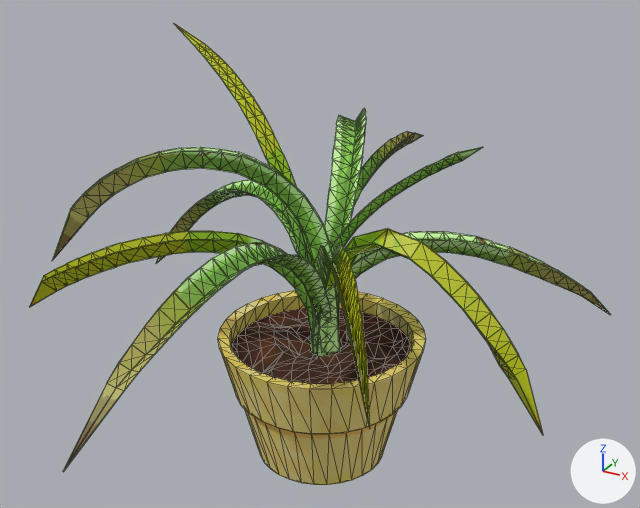
One commit to the glTF model 3DPlants/Chlorophytum_Comosum/chlorophytum_bad/Chlorophytum_Bad_End.glb: the scene before it, then after it.
Both versions are drawn from a 50 mm camera at (7.41, -13.55, 10.72) aimed at (-0.01, -0.05, 3.97). The lights are fixed; the arrows at lower right show +X, +Y and +Z. Mesh edges are drawn as thin lines. Where no turn or scale is listed for an object, it has been applied to the vertices.

The scene before the commit, as lines of its bpy script (objects in view):
```python
ob_cube_004 = bpy.data.objects.new('Cube.004', me_cube_006)
ob_cube_004.location = (-0.41, 0.38, 2.32)
ob_cube_006 = bpy.data.objects.new('Cube.006', me_cube_009)
ob_cube_006.location = (-0.8, 0.77, 7.9)
ob_cube_007 = bpy.data.objects.new('Cube.007', me_cube_010)
ob_cube_007.location = (1.02, 0.03, 1.71)
ob_cube_009 = bpy.data.objects.new('Cube.009', me_cube_018)
ob_cube_009.location = (0.12, -0.15, 1.86)
ob_cube_010 = bpy.data.objects.new('Cube.010', me_cube_019)
ob_cube_010.location = (1.39, 0.63, 3.75)
ob_cube_012 = bpy.data.objects.new('Cube.012', me_cube_005)
ob_cube_012.location = (1.75, 1.47, 7.83)
ob_cube_013 = bpy.data.objects.new('Cube.013', me_cube_007)
ob_cube_013.location = (0.3, 0.09, 2.53)
ob_cube_014 = bpy.data.objects.new('Cube.014', me_cube_008)
ob_cube_014.location = (-0.12, 0.89, 2.48)
ob_cube_017 = bpy.data.objects.new('Cube.017', me_cube_013)
ob_cube_017.location = (-0.25, 1.51, 3.1)
# also in view: 'Pot' at (-0.03, 0.04, 0.87); 'Cube.019' at (-2.45, -1.19, 3.0); 'Cube.021' at (2.26, 1.63, 2.58)
```
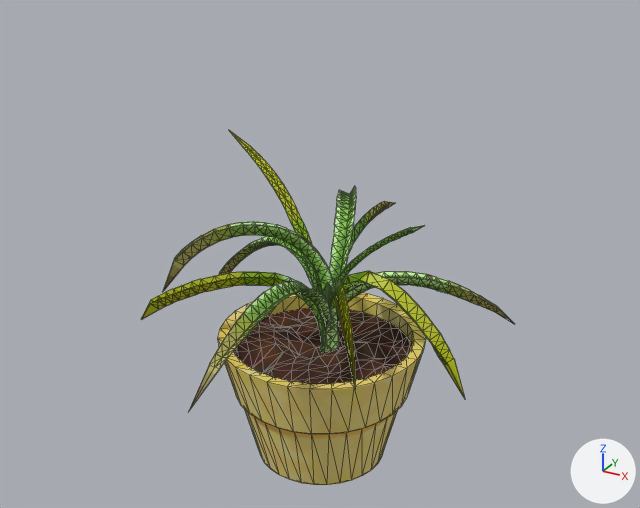
The newer file is also rescaled (x0.5), turned or shifted as a whole; pictures and numbers use the older file's frame.

Patch to the scene script:
```diff
--- a/3DPlants/Chlorophytum_Comosum/chlorophytum_bad/Chlorophytum_Bad_End.glb.py
+++ b/3DPlants/Chlorophytum_Comosum/chlorophytum_bad/Chlorophytum_Bad_End.glb.py
@@ me_cube_018_1 @@
+me_cube_018_1.from_pydata(...)  # 1503 vertices, 2962 faces; spans x -3.68..3.06, y -4.29..3.91, z -0.94..3.68
+# faces by material slot: [1740, 992, 230]
+me_cube_018_1.materials.append(mat_chlor_leaf_002)  # picture img_chlor_leaf_002
+me_cube_018_1.materials.append(mat_chlor_leaf_003)  # picture img_chlor_leaf_003
+me_cube_018_1.materials.append(mat_chlor_leaf_001)  # picture img_chlor_leaf_001
@@ ob_cube_007 @@
-ob_cube_007 = bpy.data.objects.new('Cube.007', me_cube_010)
-ob_cube_007.location = (1.02, 0.03, 1.71)
@@ ob_cube_009 @@
-ob_cube_009 = bpy.data.objects.new('Cube.009', me_cube_018)
-ob_cube_009.location = (0.12, -0.15, 1.86)
@@ ob_cube_010 @@
-ob_cube_010 = bpy.data.objects.new('Cube.010', me_cube_019)
-ob_cube_010.location = (1.39, 0.63, 3.75)
@@ ob_cube_012 @@
-ob_cube_012 = bpy.data.objects.new('Cube.012', me_cube_005)
-ob_cube_012.location = (1.75, 1.47, 7.83)
@@ ob_cube_006 @@
-ob_cube_006 = bpy.data.objects.new('Cube.006', me_cube_009)
-ob_cube_006.location = (-0.8, 0.77, 7.9)
@@ ob_cube_004 @@
-ob_cube_004 = bpy.data.objects.new('Cube.004', me_cube_006)
-ob_cube_004.location = (-0.41, 0.38, 2.32)
@@ ob_cube_013 @@
-ob_cube_013 = bpy.data.objects.new('Cube.013', me_cube_007)
-ob_cube_013.location = (0.3, 0.09, 2.53)
@@ ob_cube_014 @@
-ob_cube_014 = bpy.data.objects.new('Cube.014', me_cube_008)
-ob_cube_014.location = (-0.12, 0.89, 2.48)
@@ ob_cube_017 @@
-ob_cube_017 = bpy.data.objects.new('Cube.017', me_cube_013)
-ob_cube_017.location = (-0.25, 1.51, 3.1)
@@ ob_cube_019 @@
-ob_cube_019 = bpy.data.objects.new('Cube.019', me_cube_017)
-ob_cube_019.location = (-0.95, -0.1, 1.29)
@@ ob_cube_021 @@
-ob_cube_021 = bpy.data.objects.new('Cube.021', me_cube_021)
-ob_cube_021.location = (-0.67, -0.55, 7.64)
@@ ob_plant @@
+ob_plant = bpy.data.objects.new('Plant', me_cube_018_1)
+ob_plant.location = (0.12, 0.06, 1.86)
```

Where the change shows, as pixel boxes (x1, y1, x2, y2) in the pictures (640 x 508 px):
'Plant', added
    after: (141, 130, 514, 412)
'Cube.017', deleted
    before: (63, 242, 331, 472)
'Cube.012', deleted
    before: (52, 147, 340, 353)
'Cube.007', deleted (yellow)
    before: (317, 228, 543, 435)
'Cube.019', deleted (yellow)
    before: (29, 231, 313, 334)
'Cube.021', deleted
    before: (312, 231, 611, 354)
'Cube.009', deleted (green)
    before: (324, 108, 366, 248)
'Cube.004', deleted (yellow)
    before: (175, 24, 314, 266)
'Cube.006', deleted (yellow)
    before: (318, 245, 370, 429)
'Cube.010', deleted (green)
    before: (156, 180, 313, 314)
'Cube.013', deleted (green)
    before: (310, 147, 483, 351)
'Cube.014', deleted
    before: (353, 131, 423, 208)
